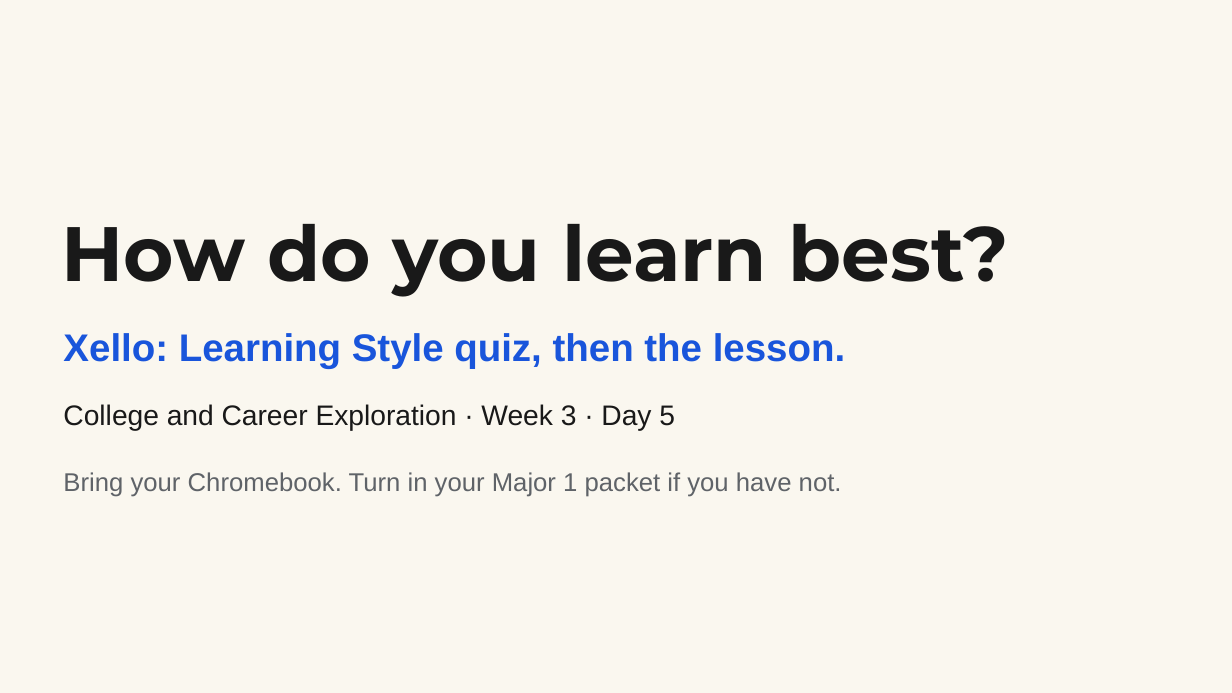
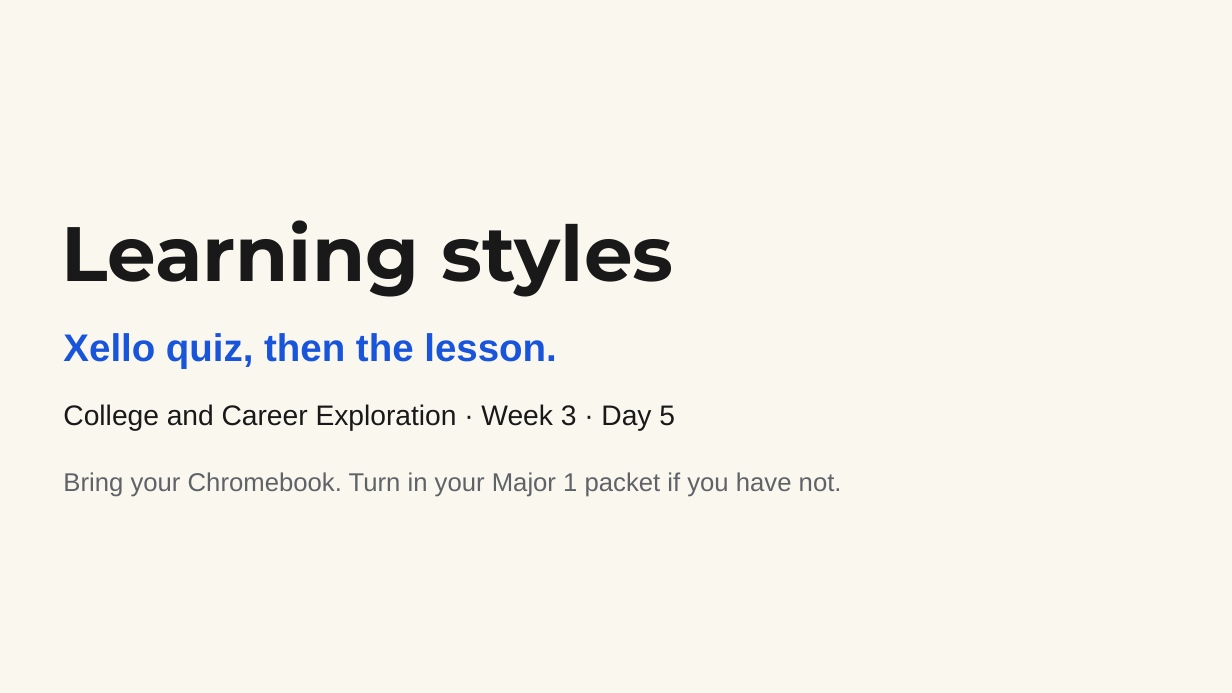
Before and after one commit to elbrielle/cce-curriculum, a slide deck: slide 1 of docs/resources/slides/1sw-wk3-day5.pptx. Drawn at 1232x693 pixels with LibreOffice and Linux fonts; fonts in the diff are those of the drawing. Boxes give left, top, right and bottom in pixels: in the first picture for what was removed or moved away, otherwise in the second. Text is boxed around its words. In the diff, an @@ line names an element or a change of style, - is before the commit and + after.

```diff
--- a/docs/resources/slides/1sw-wk3-day5.pptx
+++ b/docs/resources/slides/1sw-wk3-day5.pptx
@@ text at box(62, 220, 673, 297): text changed @@
-How do you learn best?
+Learning styles
@@ text at box(63, 333, 556, 369): text changed @@
-Xello: Learning Style quiz, then the lesson.
+Xello quiz, then the lesson.
```
Also in this commit, not shown: 14 other files.
